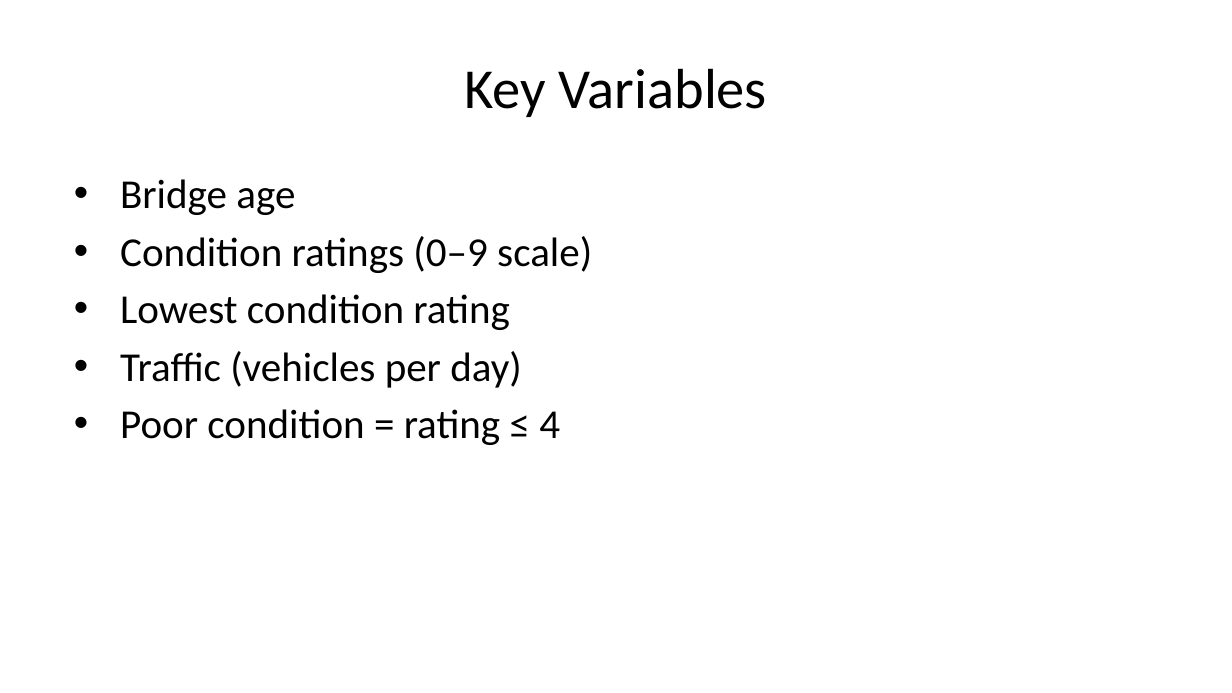
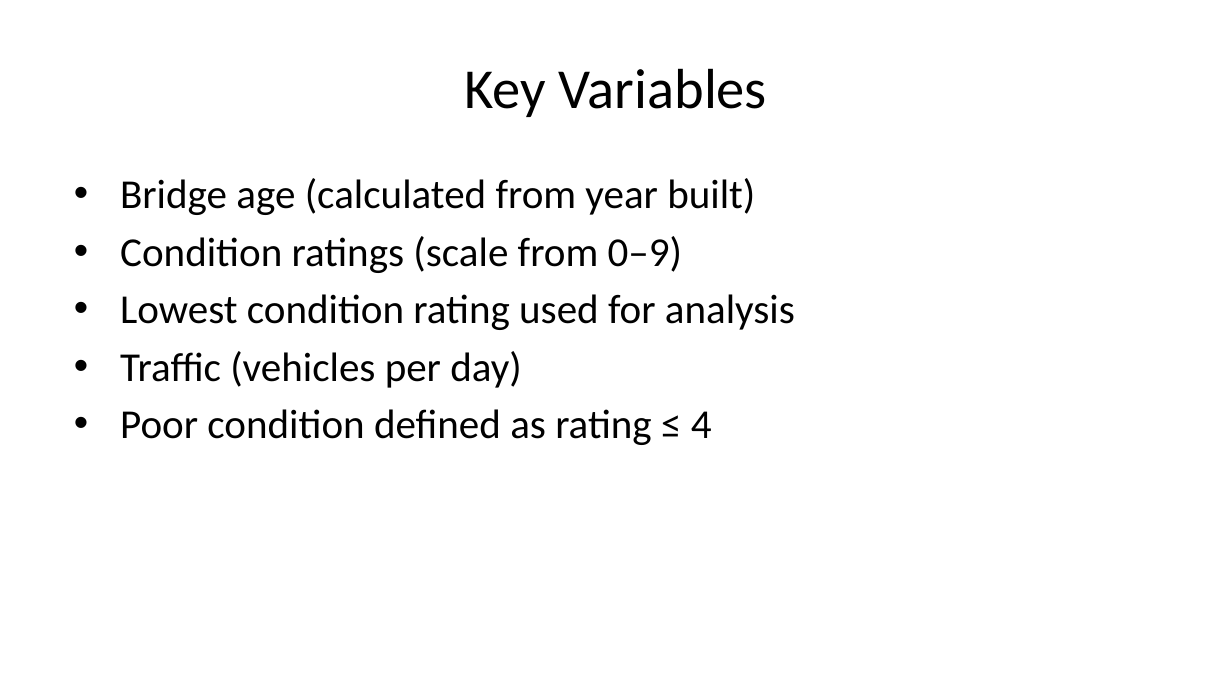
Before and after one commit to unl-statistics/business-report-MRB2429, a slide deck: slide 5 of slides.pptx. Drawn at 1232x693 pixels with LibreOffice and Linux fonts; fonts in the diff are those of the drawing. Boxes give left, top, right and bottom in pixels: in the first picture for what was removed or moved away, otherwise in the second. Text is boxed around its words. In the diff, an @@ line names an element or a change of style, - is before the commit and + after.

```diff
--- a/slides.pptx
+++ b/slides.pptx
@@ text at (x1=120, y1=178, x2=795, y2=330): text changed @@
-• Bridge age
-• Condition ratings (0–9 scale)
-• Lowest condition rating
+• Bridge age (calculated from year built)
+• Condition ratings (scale from 0–9)
+• Lowest condition rating used for analysis
@@ text at (x1=120, y1=409, x2=712, y2=445): text changed @@
-• Poor condition = rating ≤ 4
+• Poor condition defined as rating ≤ 4
```
Also in this commit, not shown: 5 other slides changed, 1 slide added, 4 other files.
